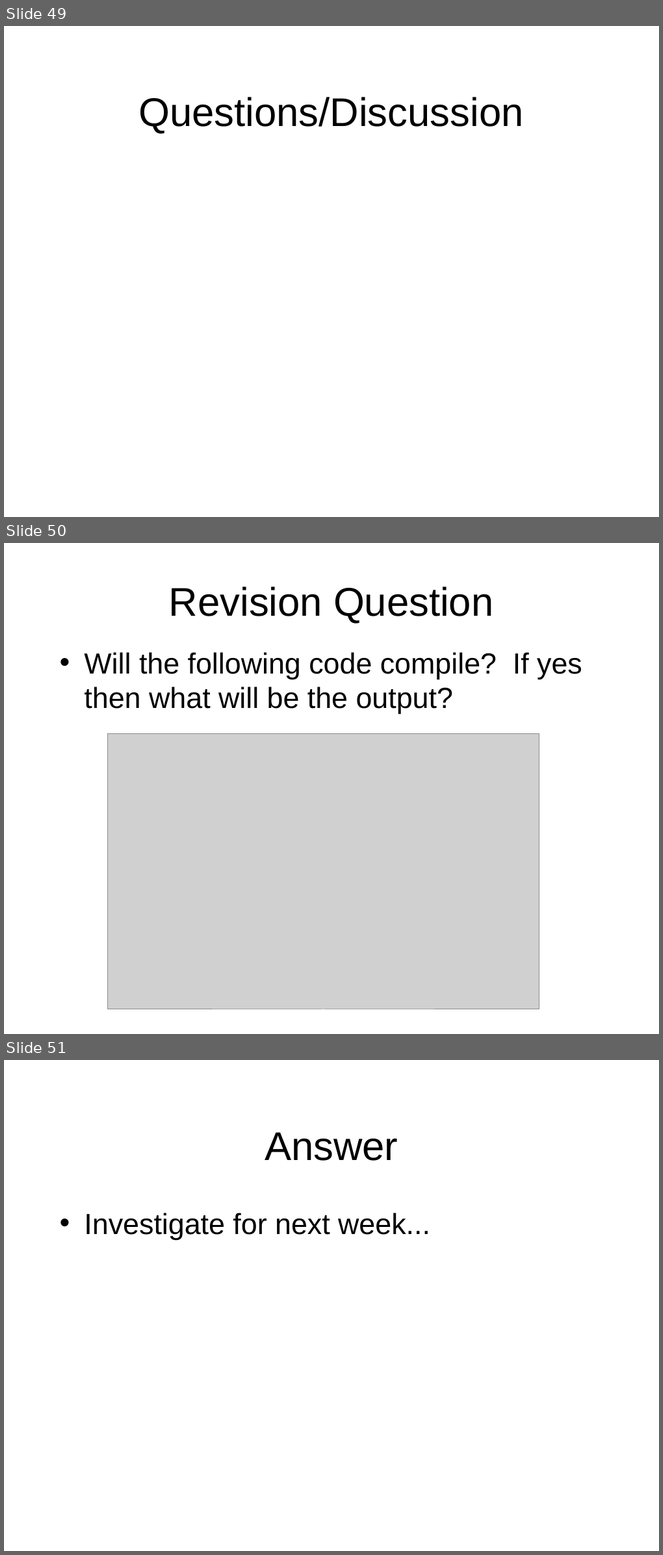
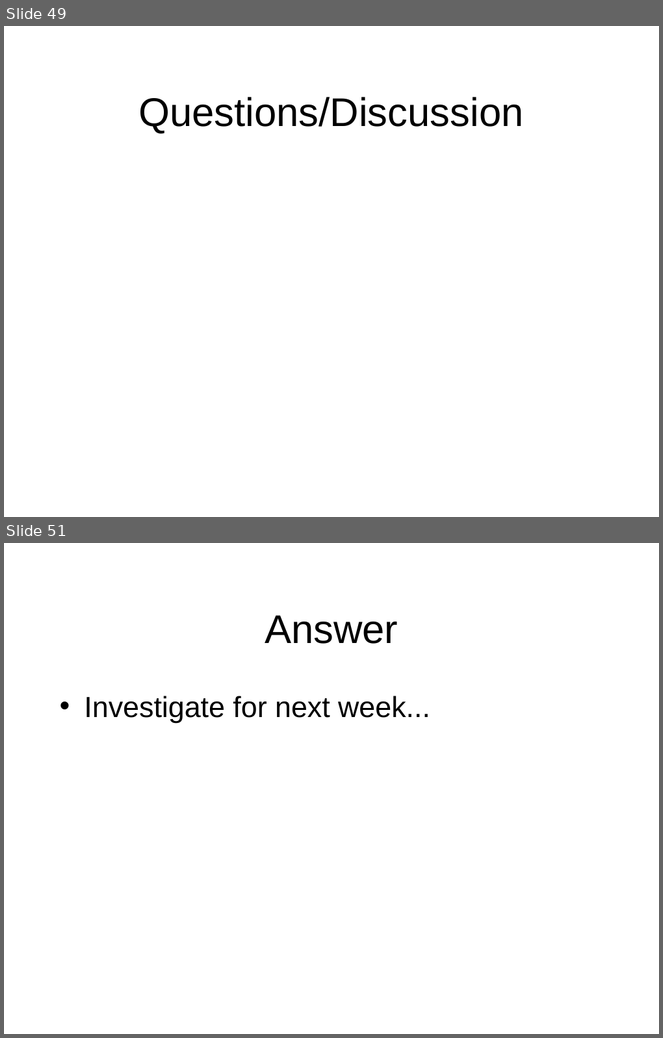
Before and after one commit to octaviordz/zjnu2017.github.io, a slide deck: OOP/lectures/080--Graphics.pptx. Shown one above the other, each under a label of ours: slides 49, 50 and 51 before the commit, slides 49 and 51 after it; the slides between them are not shown. The pictures are 663x1555 and 663x1038 pixels, drawn with LibreOffice and Linux fonts; fonts in the diff are those of the drawing; grey boxes stand for pictures. Boxes give left, top, right and bottom in pixels: in the first picture for what was removed or moved away, otherwise in the second. Text is boxed around its words. In the diff, an @@ line names an element or a change of style, - is before the commit and + after.

```diff
--- a/OOP/lectures/080--Graphics.pptx
+++ b/OOP/lectures/080--Graphics.pptx
@@ slide 50 removed at [4,543,659,1034], background #FFFFFF @@
@@ title removed at [169,587,493,624] @@
-Revision Question
@@ text removed at [84,652,582,714] @@
-• Will the following code compile? If yes then what will be the output?
@@ picture removed at [107,734,539,1010] @@
```
Also in this commit, not shown: 1 slide added, 1 other file.
